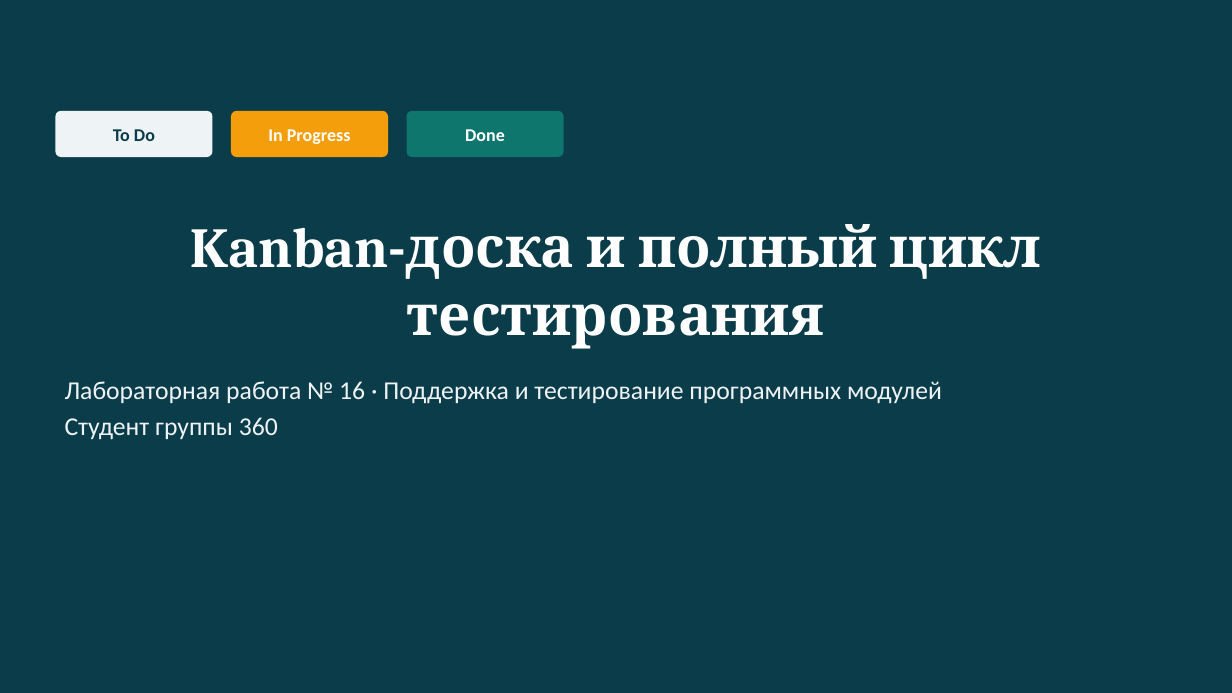
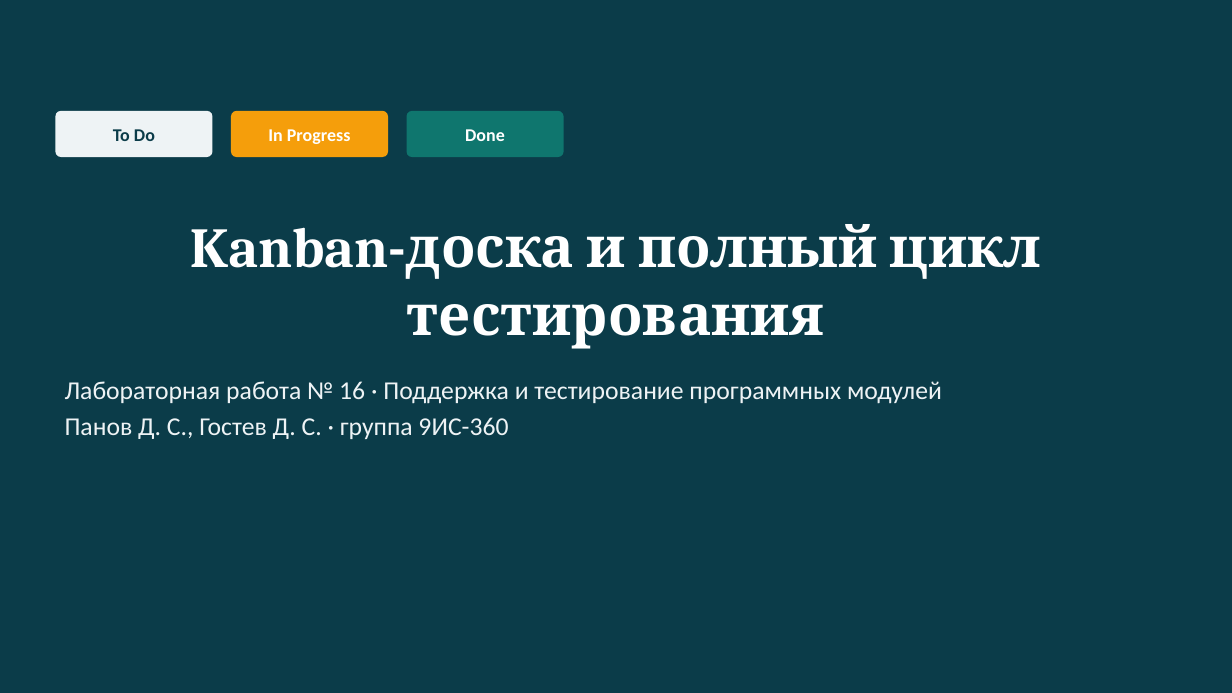
Before and after one commit to HackDanel/kanban-lab, a slide deck: slide 1 of docs/presentation/kanban-lab.pptx. Drawn at 1232x693 pixels with LibreOffice and Linux fonts; fonts in the diff are those of the drawing. Boxes give left, top, right and bottom in pixels: in the first picture for what was removed or moved away, otherwise in the second. Text is boxed around its words. In the diff, an @@ line names an element or a change of style, - is before the commit and + after.

Commit message:
Add the team to STACK.md, the test plan and the title slide

```diff
--- a/docs/presentation/kanban-lab.pptx
+++ b/docs/presentation/kanban-lab.pptx
@@ text at (65,417,508,439): text changed @@
-Студент группы 360
+Панов Д. С., Гостев Д. С. · группа 9ИС-360
```
Also in this commit, not shown: 3 other files.
